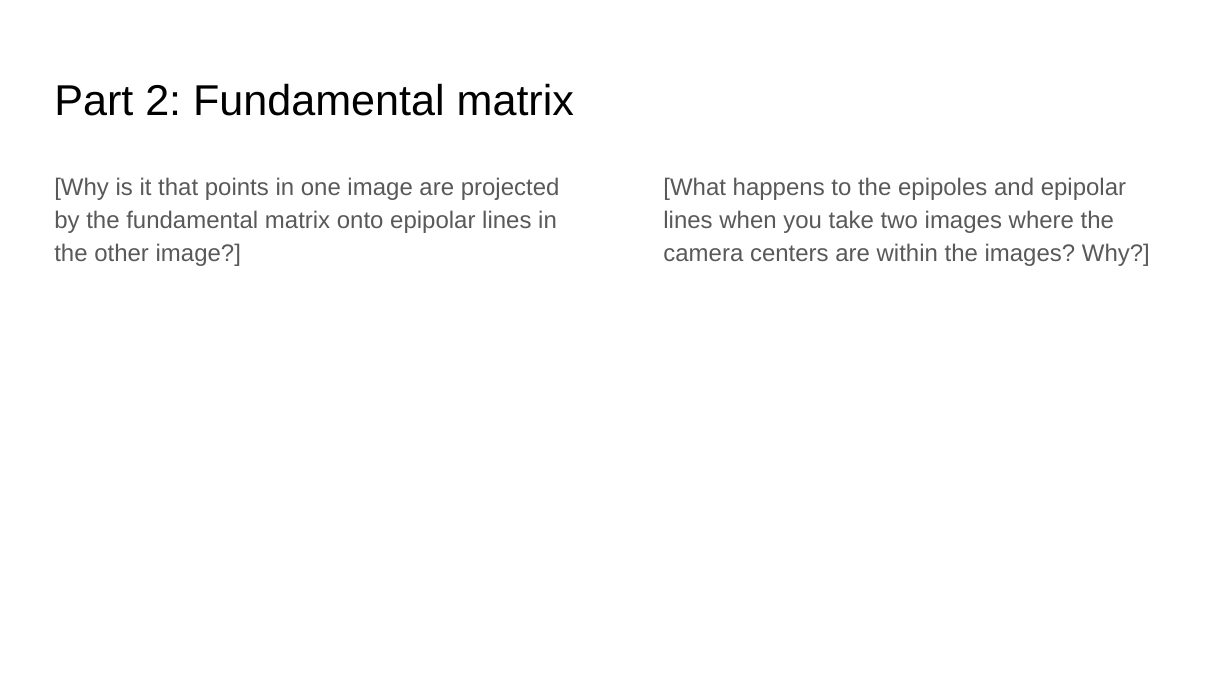
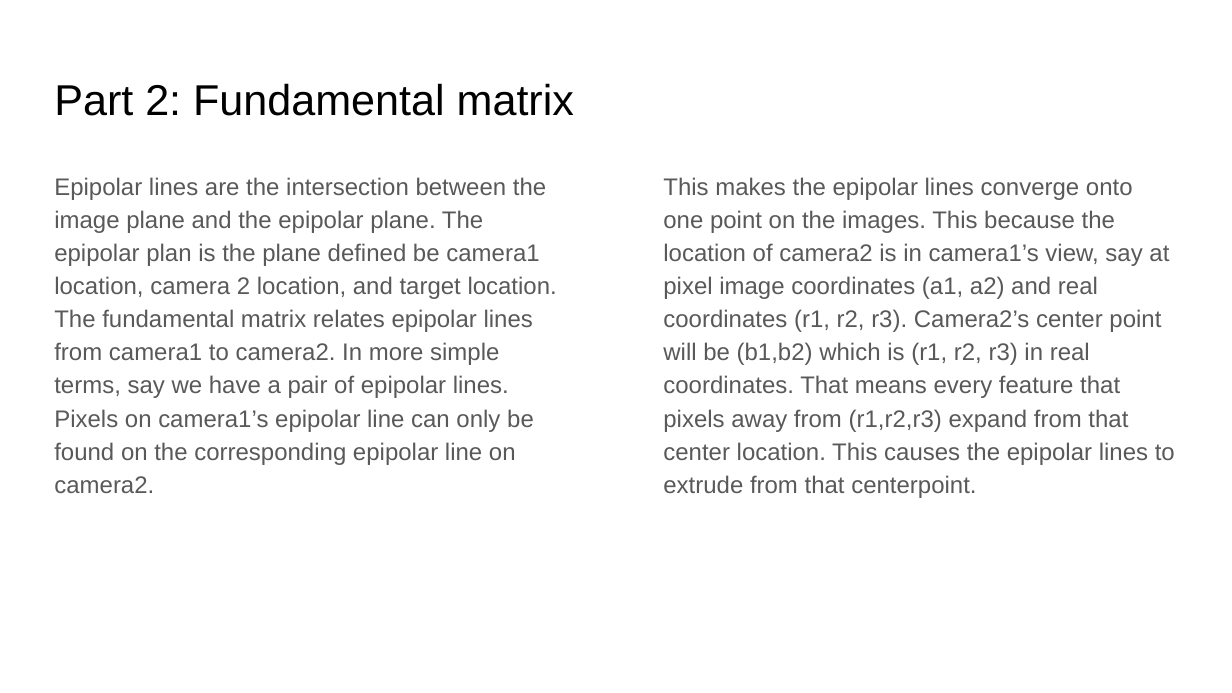
Before and after one commit to bojunyang24/CS6476, a slide deck: slide 6 of proj3/proj3_template.pptx. Drawn at 1232x693 pixels with LibreOffice and Linux fonts; fonts in the diff are those of the drawing. Boxes give left, top, right and bottom in pixels: in the first picture for what was removed or moved away, otherwise in the second. Text is boxed around its words. In the diff, an @@ line names an element or a change of style, - is before the commit and + after.

```diff
--- a/proj3/proj3_template.pptx
+++ b/proj3/proj3_template.pptx
@@ text at [54, 177, 557, 493]: text changed @@
-[Why is it that points in one image are projected by the fundamental matrix onto epipolar lines in the other image?]
+Epipolar lines are the intersection between the image plane and the epipolar plane. The epipolar plan is the plane defined be camera1 location, camera 2 location, and target location. The fundamental matrix relates epipolar lines from camera1 to camera2. In more simple terms, say we have a pair of epipolar lines. Pixels on camera1’s epipolar line can only be found on the corresponding epipolar line on camera2.
@@ text at [663, 177, 1175, 498]: text changed @@
-[What happens to the epipoles and epipolar lines when you take two images where the camera centers are within the images? Why?]
+This makes the epipolar lines converge onto one point on the images. This because the location of camera2 is in camera1’s view, say at pixel image coordinates (a1, a2) and real coordinates (r1, r2, r3). Camera2’s center point will be (b1,b2) which is (r1, r2, r3) in real coordinates. That means every feature that pixels away from (r1,r2,r3) expand from that center location. This causes the epipolar lines to extrude from that centerpoint.
```
Also in this commit, not shown: 13 other slides changed, 4 other files.
